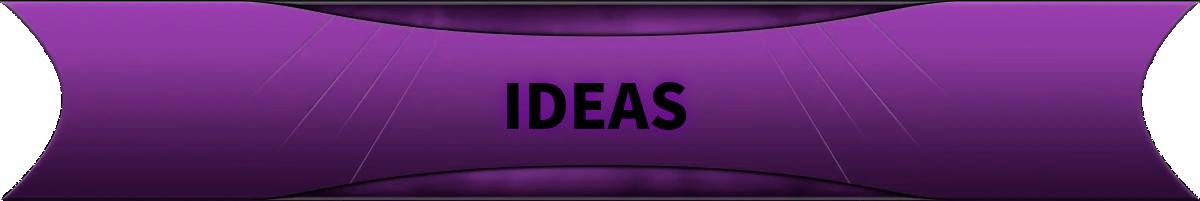
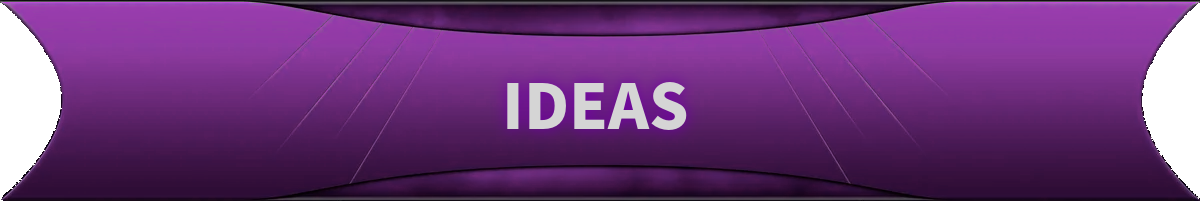
Revision of a layered 1200×201 image; what changed, layer by layer:
painted on "IDEAS" over [507, 82, 687, 130]
